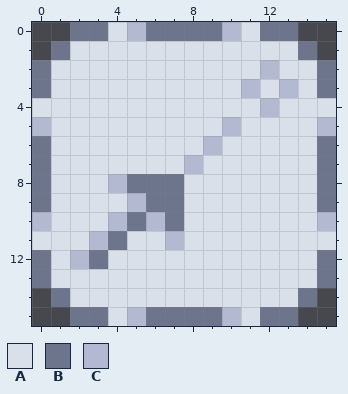
Pixel-art file, stored at images/forms/tracer.aseprite. The first picture shows the starting point.
16x16 pixels, 1 frame.
Visible layers, top first: "Layer 1", "outline", "backest-ground".
Palette (. is transparent): A #dae0ea  B #6d758d  C #b3b9d1
Pixels before, first column x 0:
 0 ..BBACBBBBCABB..
 1 .BAAAAAAAAAAAAB.
 2 BAAAAAAAAAAACAAB
 3 BAAAAAAAAAACACAB
 4 AAAAAAAAAAAACAAA
 5 CAAAAAAAAACAAAAC
 6 BAAAAAAAACAAAAAB
 7 BAAAAAAACAAAAAAB
 8 BAAACBBBAAAAAAAB
 9 BAAAACBBAAAAAAAB
10 CAAACBCBAAAAAAAC
11 AAACBAACAAAAAAAA
12 BACBAAAAAAAAAAAB
13 BAAAAAAAAAAAAAAB
14 .BAAAAAAAAAAAAB.
15 ..BBACBBBBCABB..
The result:
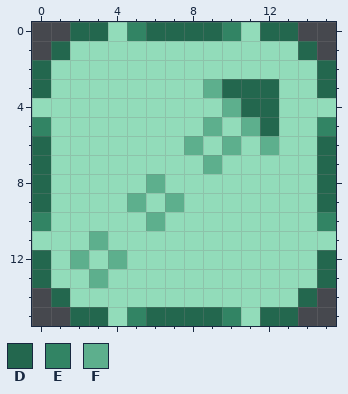
Colours new in this view: D #23674e  E #328464  F #5daf8d
What changed:
colour A: #dae0ea -> #92dcba
Changed rows in their new state; - is a pixel that keeps its letter.
Layers "Layer 1", "outline":
first column x 0:
 0 --DD-EDDDDE-DD--
 1 -D------------D-
 2 D-----------A--D
 3 D--------FDDDA-D
 4 ----------FDD---
 5 E--------FAFD--E
 6 D-------FAF-F--D
 7 D-------AF-----D
 8 D---AAFA-------D
 9 D----FAF-------D
10 E---AAFA-------E
11 ---FA--A--------
12 D-FAF----------D
13 D--F-----------D
14 -D------------D-
15 --DD-EDDDDE-DD--
